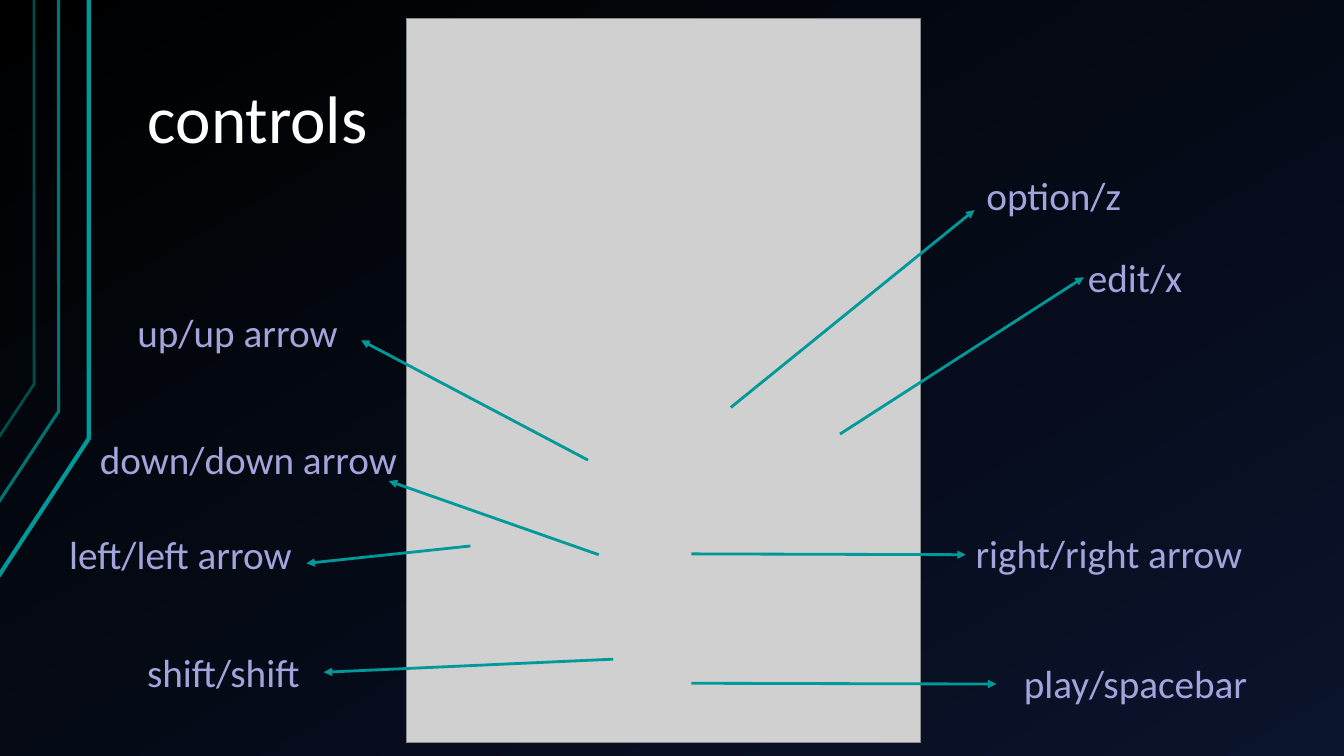
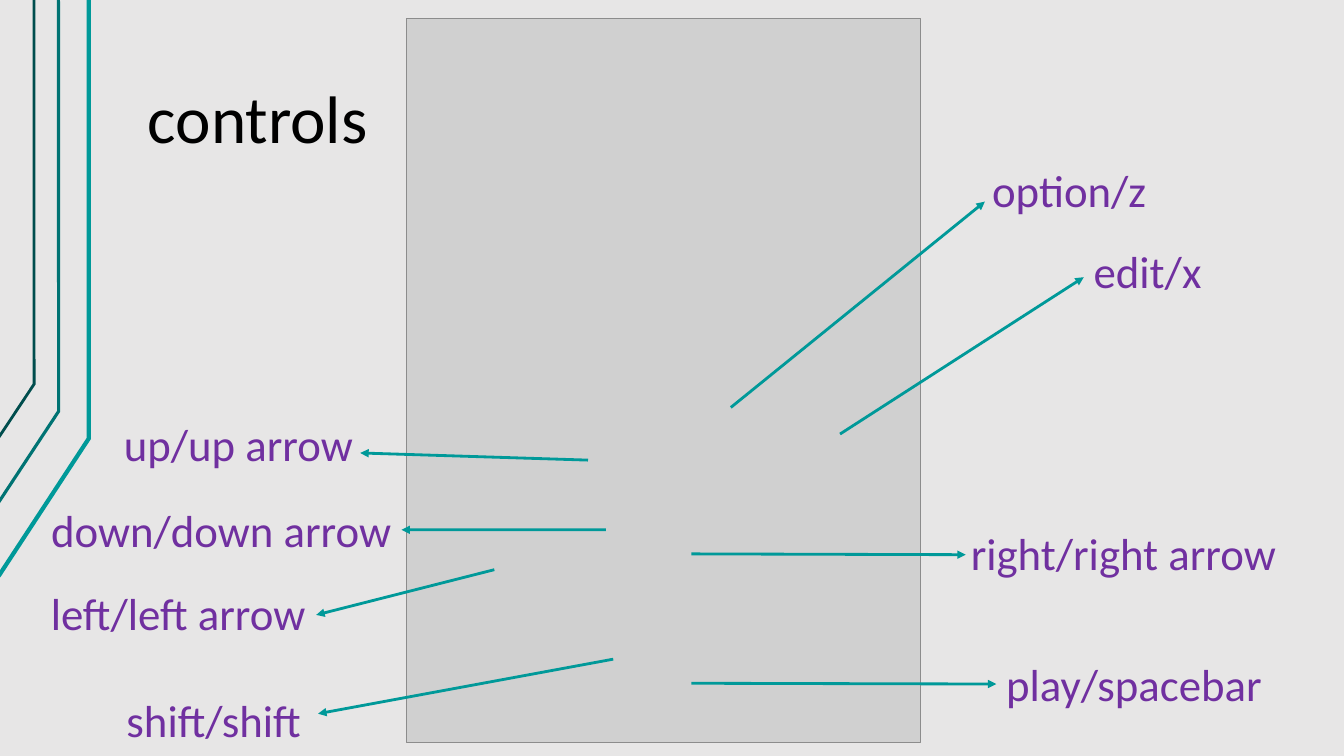
Before and after one commit to jegasus/m8-tracker-workshop, a slide deck: slide 9 of slides_v1.odp. Drawn at 1344x756 pixels with LibreOffice and Linux fonts; fonts in the diff are those of the drawing; grey boxes stand for pictures. Boxes give left, top, right and bottom in pixels: in the first picture for what was removed or moved away, otherwise in the second. Text is boxed around its words. In the diff, an @@ line names an element or a change of style, - is before the commit and + after.

```diff
--- a/slides_v1.odp
+++ b/slides_v1.odp
@@ background gradient #000000 to #0A142C to #E7E6E6 @@
@@ title "controls" at [148,96,368,144]: text colour #FFFFFF to #000000 @@
@@ arrow moved from (731, 407) - (975, 210) to (731, 407) - (985, 202) @@
@@ text "edit/x": place and size @@
-text "edit/x" at [1088,264,1182,294]
+text "edit/x" at [1094,257,1202,290]
@@ size 28 to 32 pt, text colour #A4A4DC to #7030A0 in 8 elements at [992,176,1146,214], [1006,670,1262,708], [971,539,1275,578], [1094,257,1202,290], [126,706,300,739], [51,599,305,632], [51,516,391,549], [124,430,352,468] @@
@@ text "up/up arrow": place and size @@
-text "up/up arrow" at [137,319,338,354]
+text "up/up arrow" at [124,430,352,468]
@@ arrow moved from (588, 460) - (361, 341) to (588, 460) - (360, 453) @@
@@ text "down/down arrow": place and size @@
-text "down/down arrow" at [100,446,397,485]
+text "down/down arrow" at [51,516,391,549]
@@ arrow moved from (599, 555) - (389, 481) to (606, 530) - (401, 530) @@
@@ text "left/left arrow": place and size @@
-text "left/left arrow" at [69,541,292,571]
+text "left/left arrow" at [51,599,305,632]
@@ arrow moved from (471, 546) - (307, 564) to (494, 570) - (317, 615) @@
@@ arrow moved from (613, 659) - (324, 673) to (613, 659) - (318, 714) @@
@@ text "play/spacebar": place and size @@
-text "play/spacebar" at [1024,671,1247,705]
+text "play/spacebar" at [1006,670,1262,708]
@@ text "shift/shift": place and size @@
-text "shift/shift" at [147,659,299,689]
+text "shift/shift" at [126,706,300,739]
```
Also in this commit, not shown: 29 other slides changed, 6 slides added.
